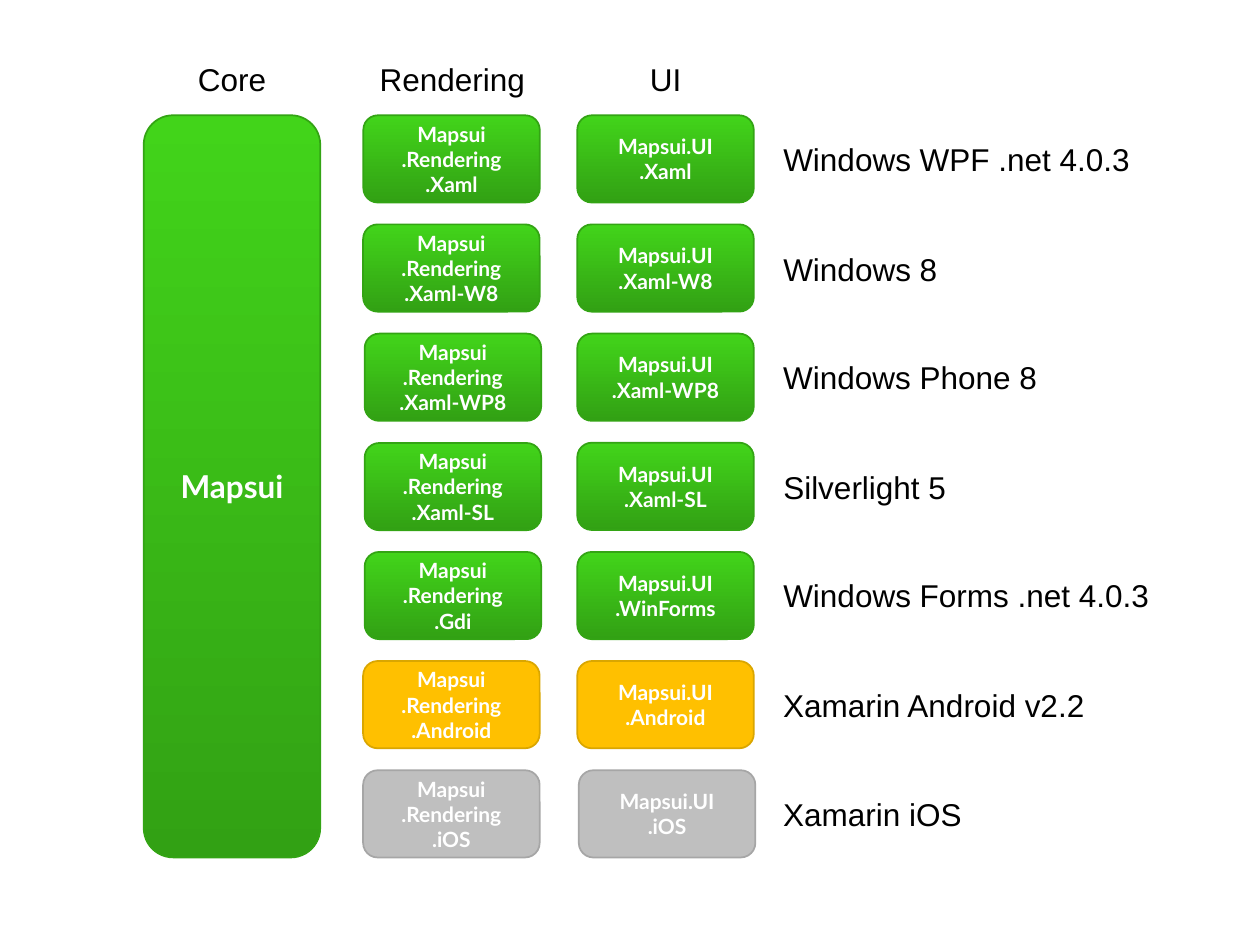
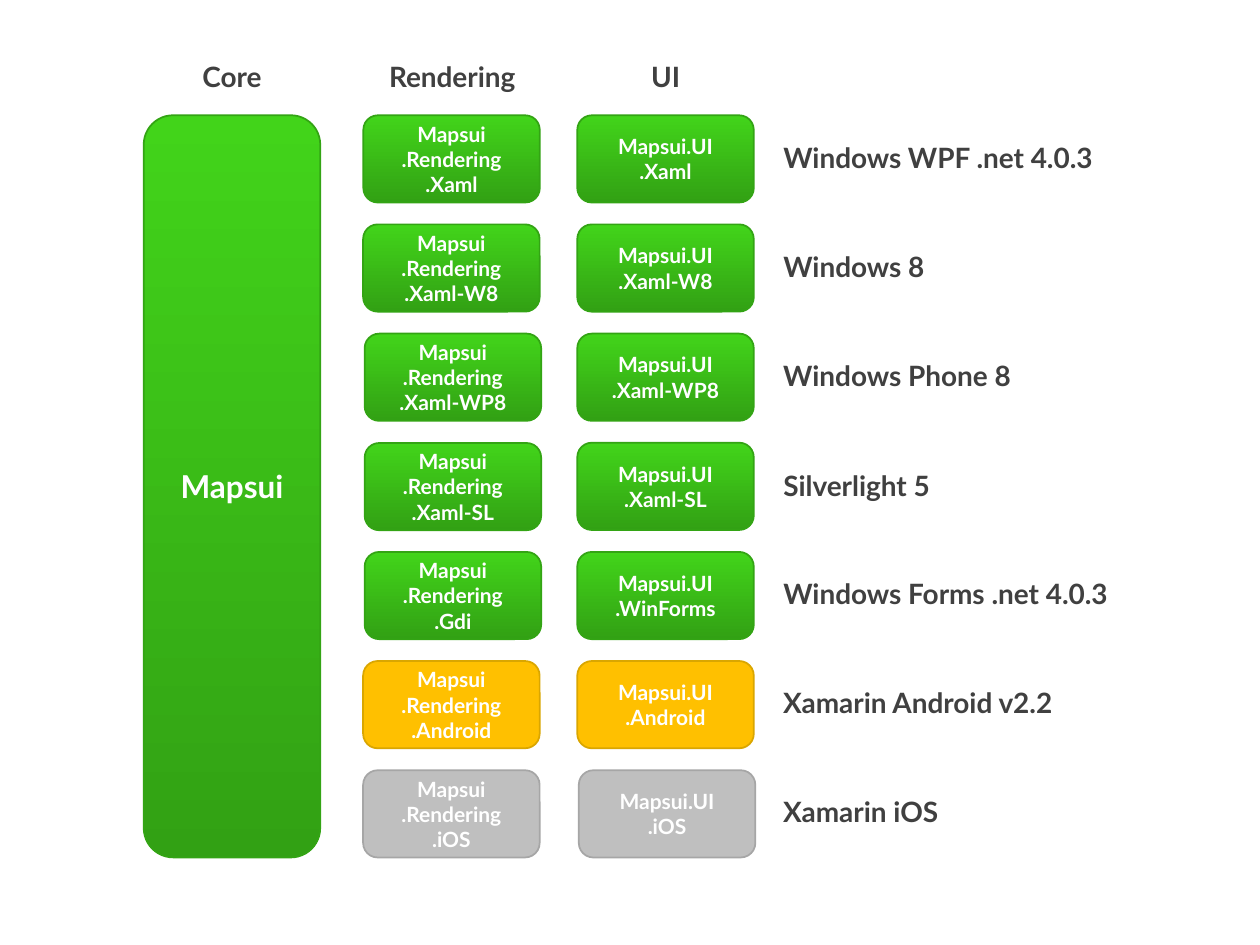
Before and after one commit to Mapsui/Mapsui, a slide deck: slide 1 of Docs/BruTile assemblies.ppt. Drawn at 1260x945 pixels with LibreOffice and Linux fonts; fonts in the diff are those of the drawing. Boxes give left, top, right and bottom in pixels: in the first picture for what was removed or moved away, otherwise in the second. Text is boxed around its words. In the diff, an @@ line names an element or a change of style, - is before the commit and + after.

```diff
--- a/Docs/BruTile assemblies.ppt
+++ b/Docs/BruTile assemblies.ppt
@@ size 18 to 16 pt, font Arial to Lato, text colour #000000 to #404040, bold on in 10 elements at (783,147,1093,168), (783,692,1053,713), (783,365,1011,386), (783,475,930,501), (783,801,938,822), (783,256,924,277), (389,66,515,92), (783,583,1108,604), (202,66,261,87), (651,66,680,87) @@
```
Also in this commit, not shown: 7 other files.
